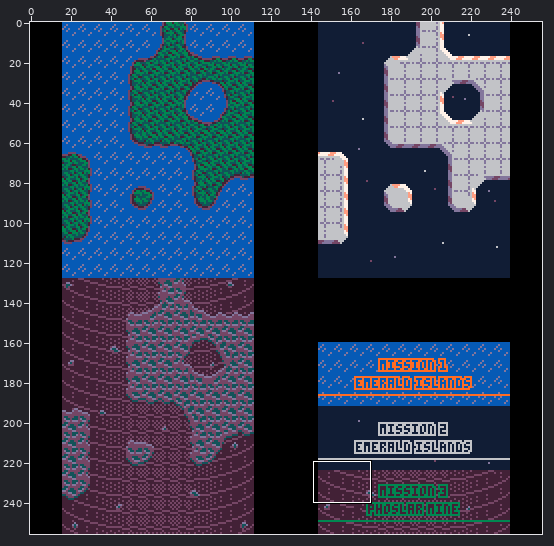
One commit to this pixel-art file: graphics/mockup 02 - vertical.aseprite. Above, an overview of the earlier version with the close-up marked.
Close-up. First the earlier version:
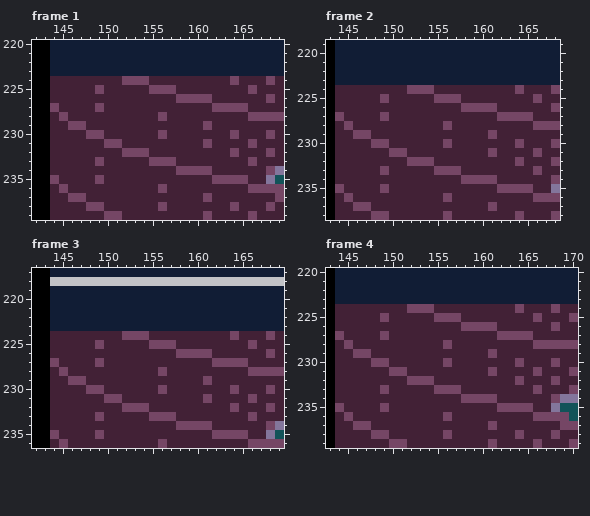
256x256 pixels, 48 frames. Shown: frame 1: x 142..169, y 220..239; frame 2: x 143..168, y 219..238; frame 3: x 142..169, y 217..236; frame 4: x 143..170, y 220..239. The commit also changed other frames or places, which this record leaves out.
After the commit:
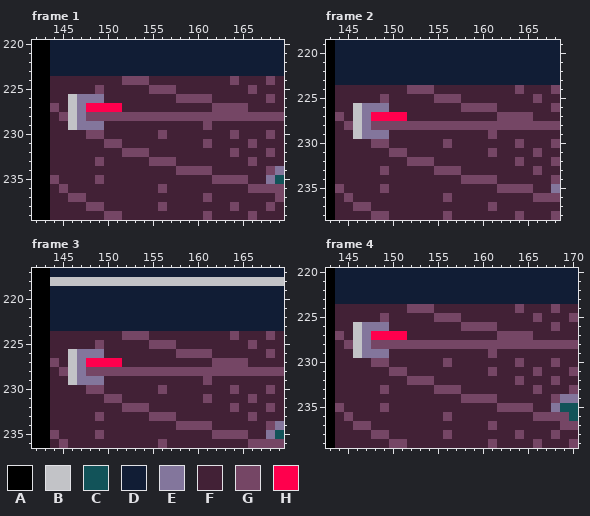
Palette (. is transparent): A #000000  B #c2c3c7  C #125359  D #111d35  E #83769c  F #422136  G #754665  H #ff004d
Difference:
layer "HUD" now shown
Frame 1, layer "HUD":
Colour F becomes colour B in rows 226 to 228 at x 146.
Colour G becomes colour B in row 229 at x 146.
Colour F becomes colour E in row 226 at x 147 to 149; in rows 227 to 228 at x 147; in row 229 at x 148 to 149.
Colour G becomes colour E in row 229 at x 147.
Colour F becomes colour G in row 228 at x 148 to 155 and 157 to 165.
Colour F becomes colour H in row 227 at x 148 and 150 to 151.
Colour G becomes colour H in row 227 at x 149.
Frame 2, layer "HUD": the same change as frame 1
Frame 3, layer "HUD": the same change as frame 1
Frame 4, layer "HUD": the same change as frame 1
Pixel boxes of the changes (left, top, right, bottom) in both close-ups:
changed: (68, 94, 248, 130)
changed: (353, 103, 533, 139)
changed: (68, 349, 248, 385)
changed: (353, 322, 533, 358)
